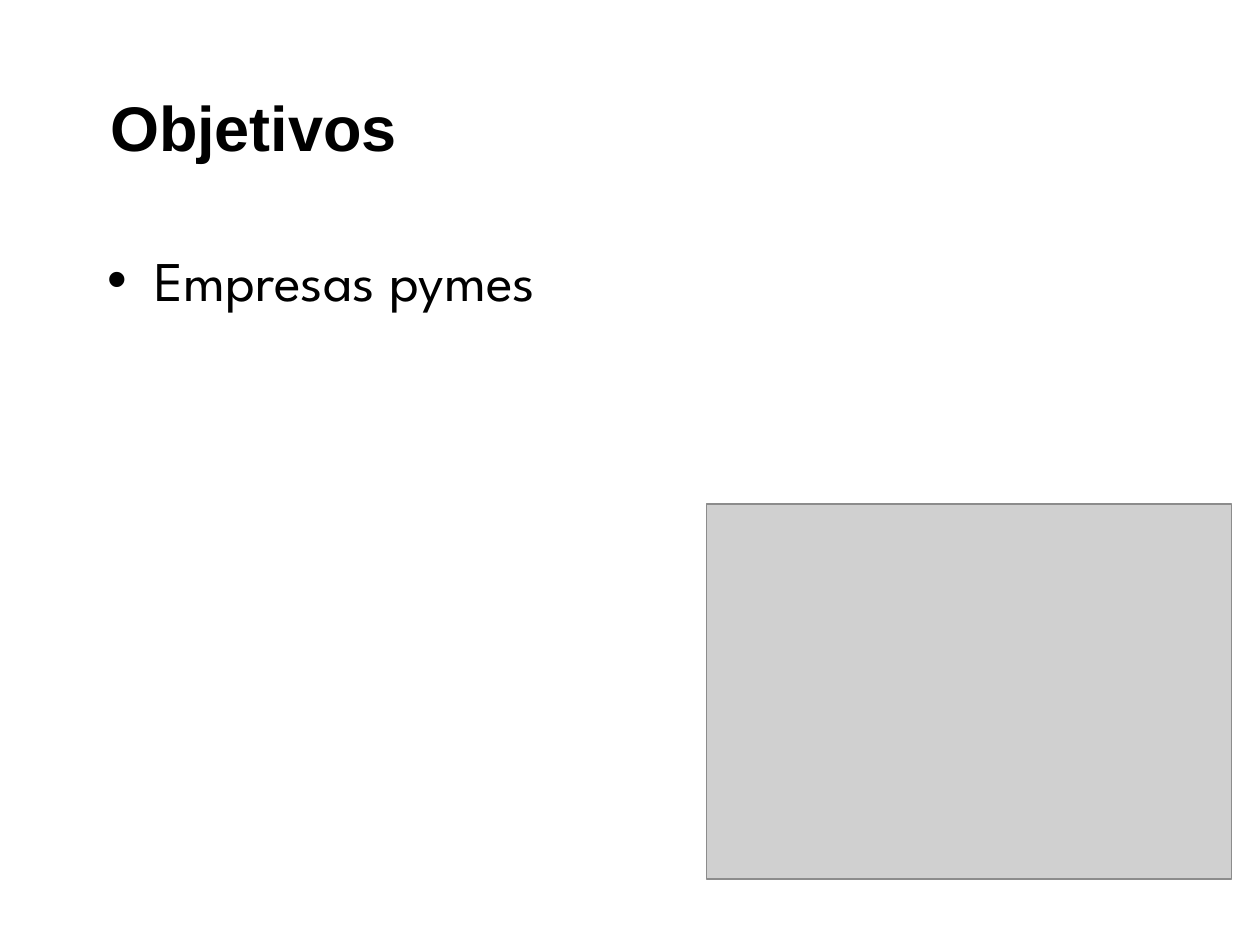
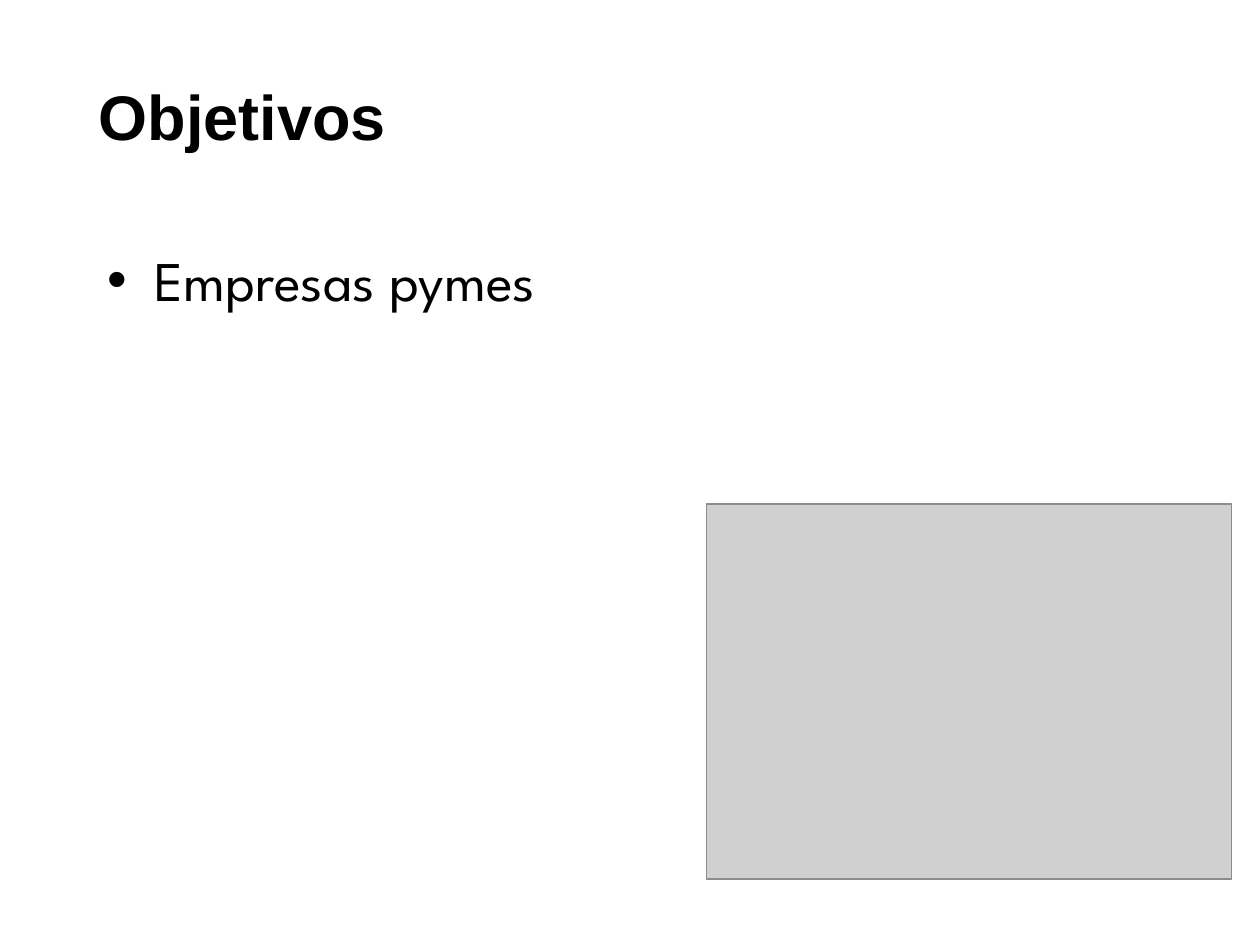
Before and after one commit to saburto/sigset, a slide deck: slide 3 of sigset/documentos/Documentos finales/Presentacion.pptx. Drawn at 1260x945 pixels with LibreOffice and Linux fonts; fonts in the diff are those of the drawing; grey boxes stand for pictures; background and template pictures are left out. Boxes give left, top, right and bottom in pixels: in the first picture for what was removed or moved away, otherwise in the second. Text is boxed around its words. In the diff, an @@ line names an element or a change of style, - is before the commit and + after.

```diff
--- a/sigset/documentos/Documentos finales/Presentacion.pptx
+++ b/sigset/documentos/Documentos finales/Presentacion.pptx
@@ text "Objetivos": place and size @@
-text "Objetivos" at <box>110,105,397,163</box>
+text "Objetivos" at <box>99,94,386,152</box>
```
Also in this commit, not shown: 2 other slides changed, 1 slide added.
